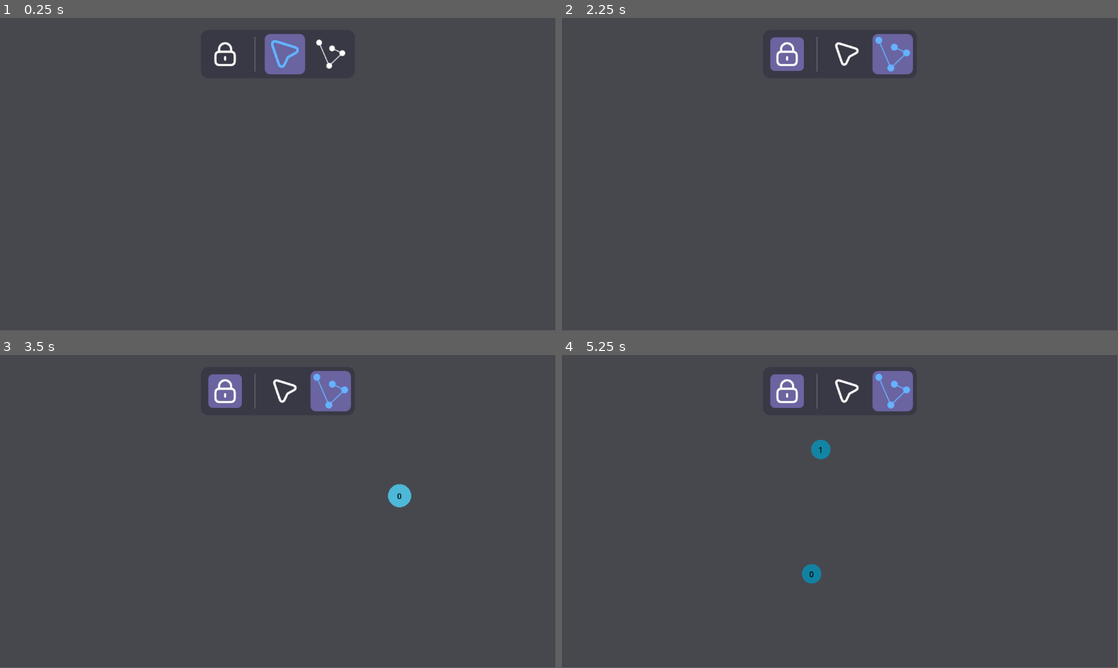
Above: before the commit, frames 1-4 (two rows, left to right).
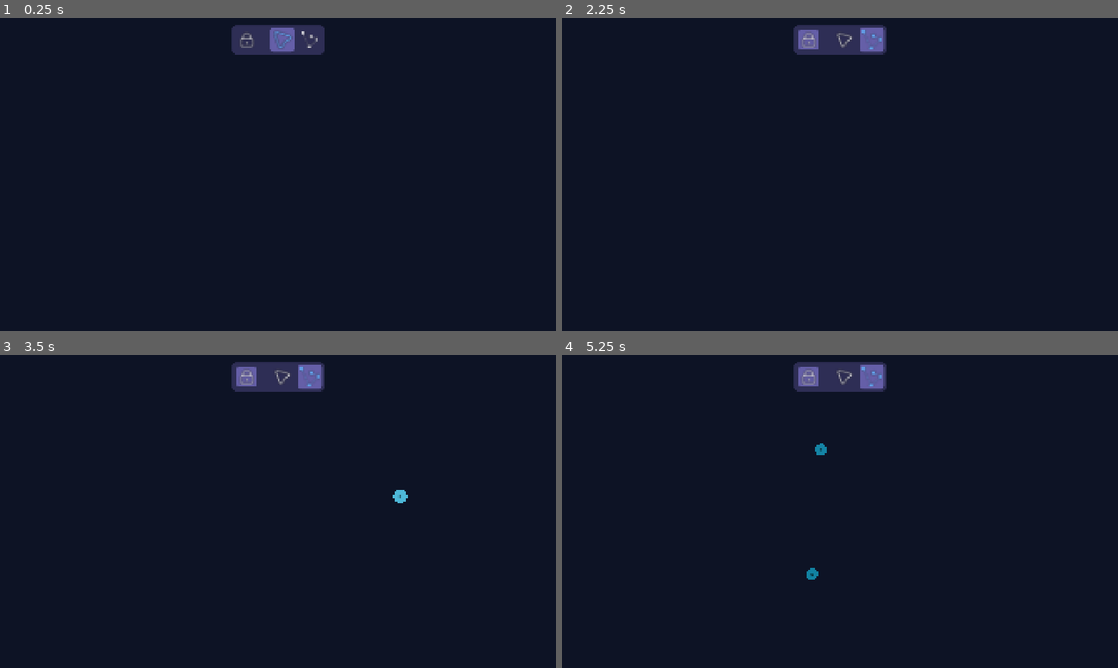
Above: after the commit, the same moments.

Repository: VerticesLTD/Graphos
Game: Godot game, scene res://Boot.tscn
Two runs of this game, one before a commit and one after it. Both use one fixed random seed, a clock stepped at 60 frames per second and the inputs below. Before the commit the project starts from res://main.tscn.
Inputs (mouse positions are in pixels of both pictures, inside the frame that each line leads up to; where the layout moved, square brackets give the same spot in the first picture):
- Up to frame 1 (0.25 s): no input
- Up to frame 2 (2.25 s): click (806, 39) [784, 55] at 0.5 s; click (845, 39) [845, 55] at 1.25 s; click (873, 39) [890, 55] at 2 s
- Up to frame 3 (3.5 s): tap Enter at 2.75 s; move the mouse to (400, 495) at 2.77 s; hold Right (ui_right) from 2.78 s (still down); tap Ctrl (ctrl) at 2.85 s; click (400, 495) at 2.92 s; tap Space at 3.02 s
- Up to frame 4 (5.25 s): release Right (ui_right) at 3.5 s; tap Space at 3.5 s; drag from (962, 495) to (812, 574) at 3.52 s; move the mouse to (895, 442) at 4.27 s; hold Right (ui_right) 4.28-5 s; click (895, 442) at 4.35 s; tap Enter at 5 s; drag from (895, 442) to (673, 464) at 5.02 s
In our replay, the window is 799x449 before the commit and 800x450 after it. These sizes can differ from the game's own. Grey fills any space a smaller window leaves; there, only what the larger window draws over its background counts as a difference.

The runs differ from the first frame. In frame 1, 99% of the frame differs, in the area x 0-100%, y 0-100%; in frame 2, 99%; in frame 3, 99%; in frame 4, 99%.

Commit message:
Create credit scene

Diff:
--- /dev/null
+++ b/Boot.tscn
@@ -0,0 +1,6 @@
+[gd_scene load_steps=2 format=3 uid="uid://bq1um7bo8tkkx"]
+
+[ext_resource type="Script" uid="uid://bjn4s6kpo5ubr" path="res://boot.gd" id="1_6cbyf"]
+
+[node name="Boot" type="Node"]
+script = ExtResource("1_6cbyf")
--- /dev/null
+++ b/boot.gd
@@ -0,0 +1,7 @@
+extends Node
+
+func _ready() -> void:
+	if OS.has_feature("editor"):
+		get_tree().change_scene_to_file("res://main.tscn")
+	else:
+		get_tree().change_scene_to_file("res://ui/credit_scene/credits.tscn")
--- a/icon.svg
+++ /dev/null
@@ -1 +0,0 @@
-<svg xmlns="http://www.w3.org/2000/svg" width="128" height="128"><rect width="124" height="124" x="2" y="2" fill="#363d52" stroke="#212532" stroke-width="4" rx="14"/><g fill="#fff" transform="translate(12.322 12.322)scale(.101)"><path d="M105 673v33q407 354 814 0v-33z"/><path fill="#478cbf" d="m105 673 152 14q12 1 15 14l4 67 132 10 8-61q2-11 15-15h162q13 4 15 15l8 61 132-10 4-67q3-13 15-14l152-14V427q30-39 56-81-35-59-83-108-43 20-82 47-40-37-88-64 7-51 8-102-59-28-123-42-26 43-46 89-49-7-98 0-20-46-46-89-64 14-123 42 1 51 8 102-48 27-88 64-39-27-82-47-48 49-83 108 26 42 56 81zm0 33v39c0 276 813 276 814 0v-39l-134 12-5 69q-2 10-14 13l-162 11q-12 0-16-11l-10-65H446l-10 65q-4 11-16 11l-162-11q-12-3-14-13l-5-69z"/><path d="M483 600c0 34 58 34 58 0v-86c0-34-58-34-58 0z"/><circle cx="725" cy="526" r="90"/><circle cx="299" cy="526" r="90"/></g><g fill="#414042" transform="translate(12.322 12.322)scale(.101)"><circle cx="307" cy="532" r="60"/><circle cx="717" cy="532" r="60"/></g></svg>
--- a/main.tscn
+++ b/main.tscn
@@ -20,7 +20,7 @@
 grow_horizontal = 2
 grow_vertical = 2
 mouse_filter = 1
-color = Color(0.120550476, 0.1708557, 0.33700082, 0.12941177)
+color = Color(0.02745098, 0.050980393, 0.12941177, 0.90588236)
 
 [node name="UndirectedGraph" type="Node2D" parent="."]
 script = ExtResource("1_0xm2m")
--- a/project.godot
+++ b/project.godot
@@ -11,17 +11,23 @@
 [application]
 
 config/name="Graphos"
-run/main_scene="uid://yxcr5kwlindq"
+run/main_scene="uid://bq1um7bo8tkkx"
 config/features=PackedStringArray("4.5", "GL Compatibility")
 boot_splash/fullsize=false
 boot_splash/image="uid://c4kcswmb35gkq"
-config/icon="res://icon.svg"
 
 [autoload]
 
 Globals="*res://scripts/utils/globals.gd"
 CommandManager="*res://scripts/managers/command_manager.gd"
 GLogger="*res://scripts/utils/logger.gd"
+
+[display]
+
+window/size/viewport_width=1920
+window/size/viewport_height=1080
+window/stretch/mode="canvas_items"
+window/stretch/aspect="expand"
 
 [file_customization]
 
--- /dev/null
+++ b/ui/credit_scene/credits.gd
@@ -0,0 +1,5 @@
+extends Node2D
+
+func _unhandled_input(event: InputEvent) -> void:
+	if event is InputEventMouseButton or event is InputEventKey:
+		get_tree().change_scene_to_file("res://main.tscn")
--- /dev/null
+++ b/ui/credit_scene/credits.tscn
@@ -0,0 +1,104 @@
+[gd_scene load_steps=7 format=3 uid="uid://c1t7e0pf81xoe"]
+
+[ext_resource type="Script" uid="uid://dt68dhim4j5yy" path="res://ui/credit_scene/credits.gd" id="1_aw5ok"]
+[ext_resource type="FontFile" uid="uid://d4hyiamuhdsom" path="res://assets/fonts/latinmodern-math.otf" id="2_3uubd"]
+[ext_resource type="Texture2D" uid="uid://c4kcswmb35gkq" path="res://assets/logo/SplashLogo.png" id="3_esyp2"]
+
+[sub_resource type="Animation" id="Animation_g4wvt"]
+resource_name = "Logo"
+length = 4.0
+loop_mode = 1
+tracks/0/type = "value"
+tracks/0/imported = false
+tracks/0/enabled = true
+tracks/0/path = NodePath("Logo/SplashLogo:scale")
+tracks/0/interp = 1
+tracks/0/loop_wrap = true
+tracks/0/keys = {
+"times": PackedFloat32Array(0, 2, 4),
+"transitions": PackedFloat32Array(1, 1, 1),
+"update": 0,
+"values": [Vector2(1, 1), Vector2(1.13, 1.13), Vector2(1, 1)]
+}
+
+[sub_resource type="Animation" id="Animation_pjc1l"]
+length = 0.001
+tracks/0/type = "value"
+tracks/0/imported = false
+tracks/0/enabled = true
+tracks/0/path = NodePath("Logo/SplashLogo:scale")
+tracks/0/interp = 1
+tracks/0/loop_wrap = true
+tracks/0/keys = {
+"times": PackedFloat32Array(0),
+"transitions": PackedFloat32Array(1),
+"update": 0,
+"values": [Vector2(1, 1)]
+}
+
+[sub_resource type="AnimationLibrary" id="AnimationLibrary_j6beo"]
+_data = {
+&"Logo": SubResource("Animation_g4wvt"),
+&"RESET": SubResource("Animation_pjc1l")
+}
+
+[node name="Credits" type="Node2D"]
+script = ExtResource("1_aw5ok")
+
+[node name="CanvasLayer" type="CanvasLayer" parent="."]
+
+[node name="ColorRect" type="ColorRect" parent="CanvasLayer"]
+anchors_preset = 15
+anchor_right = 1.0
+anchor_bottom = 1.0
+grow_horizontal = 2
+grow_vertical = 2
+color = Color(0.02745098, 0.050980393, 0.12941177, 0.90588236)
+
+[node name="MarginContainer" type="MarginContainer" parent="CanvasLayer"]
+anchors_preset = 5
+anchor_left = 0.5
+anchor_right = 0.5
+offset_left = -483.0
+offset_top = -2.0
+offset_right = 483.0
+offset_bottom = 610.0
+grow_horizontal = 2
+theme_override_constants/margin_top = 30
+
+[node name="Label" type="Label" parent="CanvasLayer/MarginContainer"]
+layout_mode = 2
+theme_override_fonts/font = ExtResource("2_3uubd")
+theme_override_font_sizes/font_size = 76
+text = "Welcome to Graphos!
+Graphos is in BETA.
+It is meant to teach many computer science concepts,
+in an intuitive and visual manner.
+
+Enjoy!
+Yarden, Yotam, Elad
+
+
+
+
+
+Press any key to continue."
+horizontal_alignment = 1
+
+[node name="Logo" type="Control" parent="CanvasLayer"]
+layout_mode = 3
+anchor_left = 0.5
+anchor_top = 0.73
+anchor_right = 0.5
+anchor_bottom = 0.73
+offset_right = 40.0
+offset_bottom = 40.0
+
+[node name="SplashLogo" type="Sprite2D" parent="CanvasLayer/Logo"]
+texture = ExtResource("3_esyp2")
+
+[node name="AnimationPlayer" type="AnimationPlayer" parent="CanvasLayer"]
+libraries = {
+&"": SubResource("AnimationLibrary_j6beo")
+}
+autoplay = "Logo"
--- a/ui/global/global_UI.gd
+++ b/ui/global/global_UI.gd
@@ -58,10 +58,9 @@
 
 func _on_click():
 	GLogger.debug("User clicked.", LOG_TAG)
-	# It was a click! Stop selection
-	remove_child(selection_rect)
 
 	if selection_rect != null:
+		remove_child(selection_rect)
 		selection_rect.queue_free()
 		selection_rect = null
 
--- a/ui/styles/toolbar/tool_bar_background.tres
+++ b/ui/styles/toolbar/tool_bar_background.tres
@@ -1,7 +1,7 @@
 [gd_resource type="StyleBoxFlat" format=3 uid="uid://bdiessvqitwl2"]
 
 [resource]
-bg_color = Color(0.046789773, 4.7011712e-05, 0.15863281, 0.22352941)
+bg_color = Color(0.63135356, 0.5472813, 1, 0.22352941)
 corner_radius_top_left = 15
 corner_radius_top_right = 15
 corner_radius_bottom_right = 15
Not shown, added: boot.gd.uid
Not shown, removed: icon.svg.import
Not shown: 1 places in main.tscn that only renumber resources
Not shown, added: ui/credit_scene/credits.gd.uid
